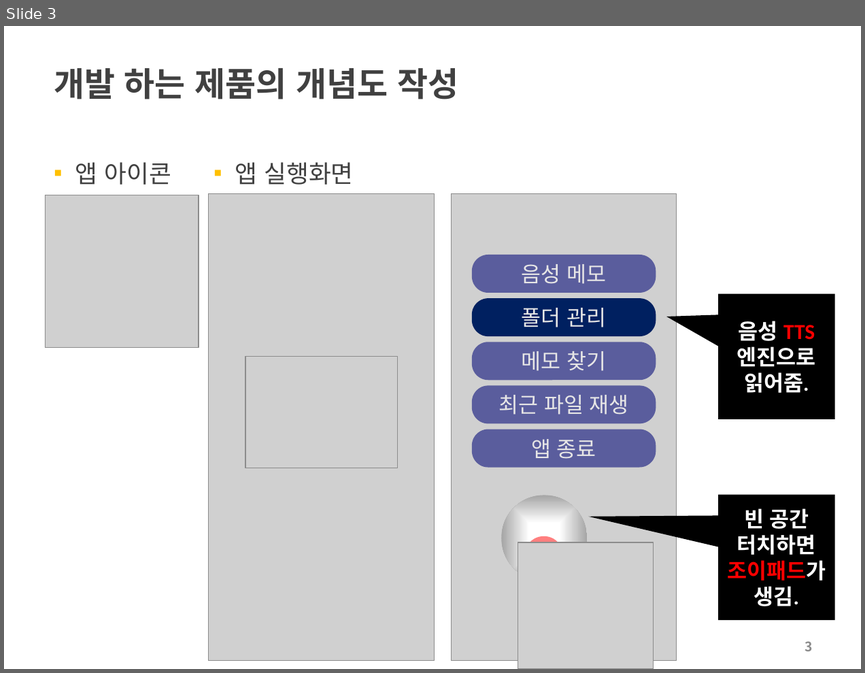
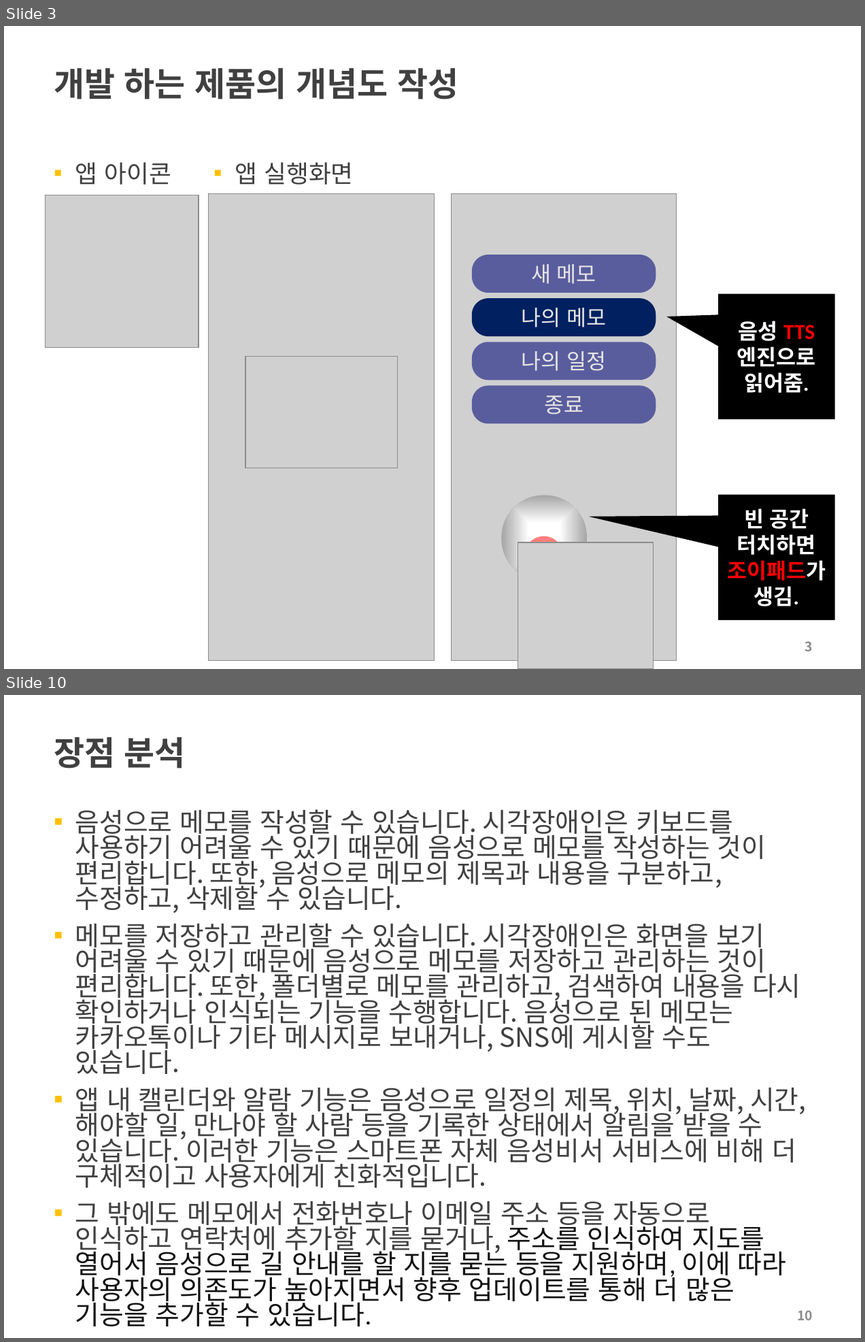
Before and after one commit to choisinho/capstone1, a slide deck: 2022-2-PreCapstoneDesign-최종보고서.pptx. Shown one above the other, each under a label of ours: slide 3 before the commit, slides 3 and 10 after it; the slides between them are not shown. The pictures are 865x673 and 865x1342 pixels, drawn with LibreOffice and Linux fonts; fonts in the diff are those of the drawing; grey boxes stand for pictures; background and template pictures are left out. Boxes give left, top, right and bottom in pixels: in the first picture for what was removed or moved away, otherwise in the second. Text is boxed around its words. In the diff, an @@ line names an element or a change of style, - is before the commit and + after.

```diff
--- a/2022-2-PreCapstoneDesign-최종보고서.pptx
+++ b/2022-2-PreCapstoneDesign-최종보고서.pptx
@@ slide 10 added at <box>4,695,861,1338</box>, background #FFFFFF @@
@@ title added at <box>54,737,186,768</box>, 28 pt, text #404040, bold @@
+장점 분석
@@ text added at <box>75,809,806,1326</box>, 22.2 pt, text #404040 @@
+▪ 음성으로 메모를 작성할 수 있습니다. 시각장애인은 키보드를 사용하기 어려울 수 있기 때문에 음성으로 메모를 작성하는 것이 편리합니다. 또한, 음성으로 메모의 제목과 내용을 구분하고, 수정하고, 삭제할 수 있습니다.
+▪ 메모를 저장하고 관리할 수 있습니다. 시각장애인은 화면을 보기 어려울 수 있기 때문에 음성으로 메모를 저장하고 관리하는 것이 편리합니다. 또한, 폴더별로 메모를 관리하고, 검색하여 내용을 다시 확인하거나 인식되는 기능을 수행합니다. 음성으로 된 메모는 카카오톡이나 기타 메시지로 보내거나, SNS에 게시할 수도 있습니다.
+▪ 앱 내 캘린더와 알람 기능은 음성으로 일정의 제목, 위치, 날짜, 시간, 해야할 일, 만나야 할 사람 등을 기록한 상태에서 알림을 받을 수 있습니다. 이러한 기능은 스마트폰 자체 음성비서 서비스에 비해 더 구체적이고 사용자에게 친화적입니다.
+▪ 그 밖에도 메모에서 전화번호나 이메일 주소 등을 자동으로 인식하고 연락처에 추가할 지를 묻거나, 주소를 인식하여 지도를 열어서 음성으로 길 안내를 할 지를 묻는 등을 지원하며, 이에 따라 사용자의 의존도가 높아지면서 향후 업데이트를 통해 더 많은 기능을 추가할 수 있습니다.
@@ page number added at <box>797,1310,813,1320</box>, 11 pt, text #8C8C8C, bold @@
+10
@@ slide 3 changed as well @@
@@ text in rounded rectangle at <box>531,264,596,284</box>: text changed @@
-음성 메모
+새 메모
@@ text in rounded rectangle at <box>521,308,606,327</box>: text changed @@
-폴더 관리
+나의 메모
@@ text in rounded rectangle at <box>521,351,606,371</box>: text changed @@
-메모 찾기
+나의 일정
@@ text in rounded rectangle at <box>544,395,583,414</box>: text changed @@
-최근 파일 재생
+종료
@@ rounded rectangle removed at <box>472,429,656,467</box> @@
-앱 종료
```
Also in this commit, not shown: 2 other slides changed, 9 other slides added, 2 slides removed, 1 other file.
